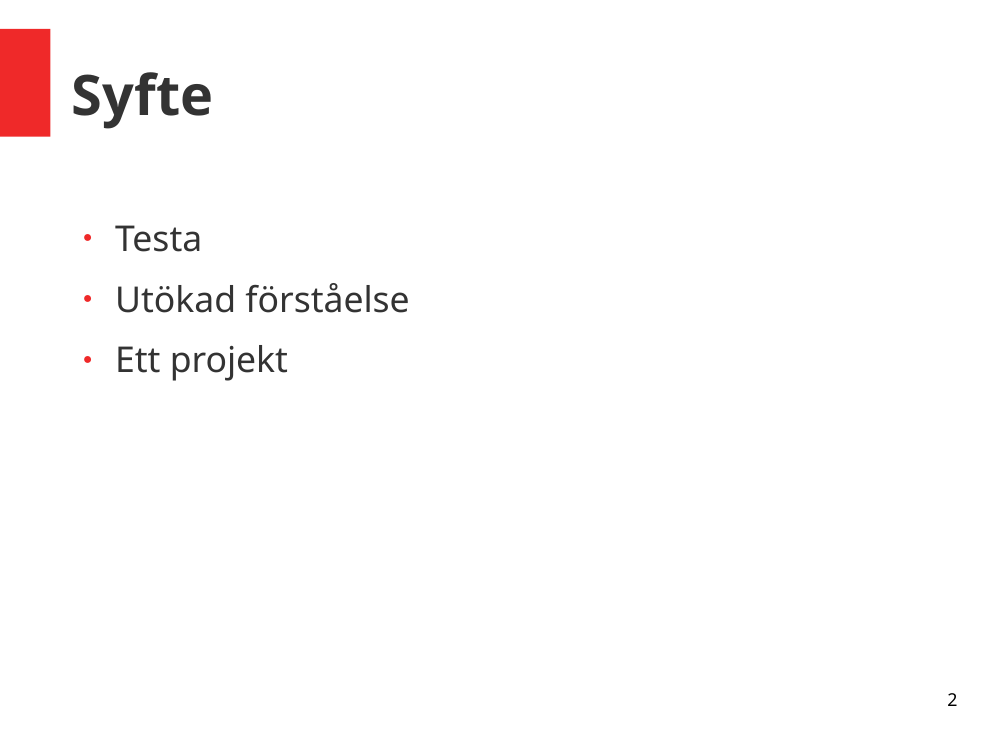
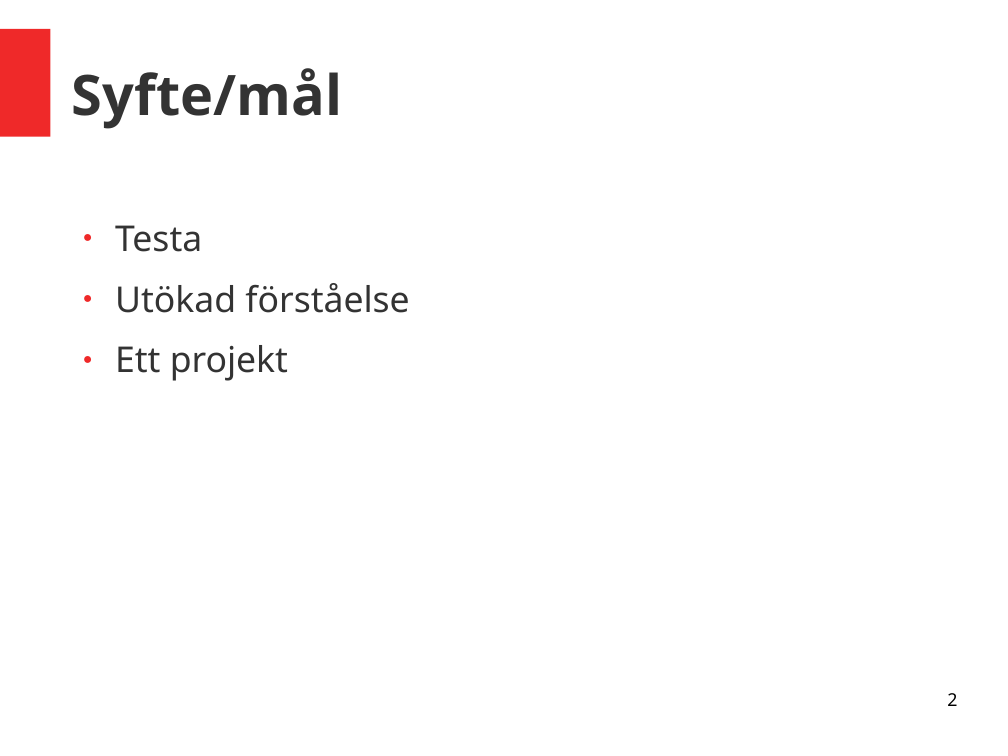
Before and after one commit to AlexMarqsson/test_hemtenta, a slide deck: slide 2 of Test_presentation_AlexM.odp. Drawn at 1008x756 pixels with LibreOffice and Linux fonts; fonts in the diff are those of the drawing. Boxes give left, top, right and bottom in pixels: in the first picture for what was removed or moved away, otherwise in the second. Text is boxed around its words. In the diff, an @@ line names an element or a change of style, - is before the commit and + after.

```diff
--- a/Test_presentation_AlexM.odp
+++ b/Test_presentation_AlexM.odp
@@ title at [72,68,342,129]: text changed @@
-Syfte
+Syfte/mål
```
Also in this commit, not shown: 1 slide added, 1 other file.
